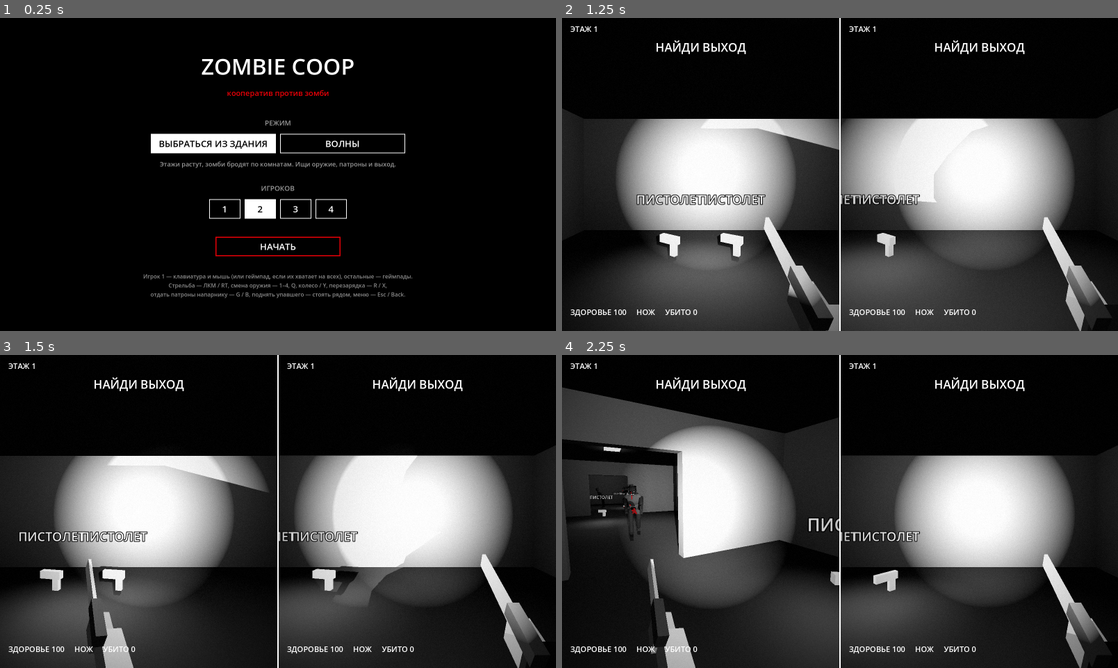
Above: before the commit, frames 1-4 (two rows, left to right).
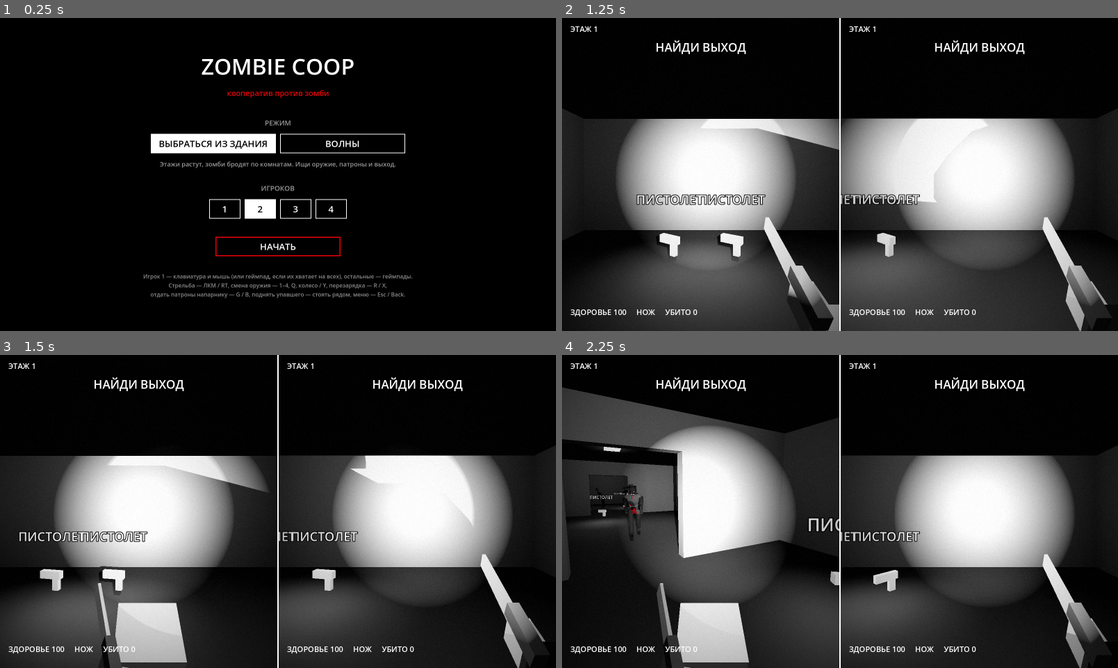
Above: after the commit, the same moments.

Repository: alimbux/zombie-coop-fps
Game: Godot game, scene res://scenes/menu.tscn
The game is run twice, just before and just after one commit, with the same random seed, the same clock (stepped at 60 frames per second) and the same inputs.
Inputs (mouse positions are in pixels of both pictures, inside the frame that each line leads up to):
- Up to frame 1 (0.25 s): no input
- Up to frame 2 (1.25 s): click "НАЧАТЬ" at 0.5 s
- Up to frame 3 (1.5 s): tap Enter at 1.25 s; move the mouse to (400, 495) at 1.27 s; hold D from 1.28 s (still down); hold F from 1.28 s (still down); click (400, 495) at 1.42 s
- Up to frame 4 (2.25 s): move the mouse to (812, 511) at 2.02 s; release D at 2.03 s; release F at 2.03 s; hold W from 2.03 s (still down); tap F at 2.1 s; click (812, 511) at 2.17 s

Frames 1-2 are identical in both runs. In frame 3, 8.9% of the frame differs, in the area x 15-86%, y 32-100%; in frame 4, 2.8%.

Commit message:
Удар ногой: отшвыривает зомби, летящий сбивает стоящих за ним
F, правая кнопка мыши или RB. Ближайший зомби впереди отлетает со скоростью
17 м/с и падает навзничь. Летящий зомби передаёт 85% скорости тем, в кого
врезался, так что валится вся колонна. Нога видна в кадре, напарники видят удар.

Co-Authored-By: Claude Opus 5.5 <noreply@anthropic.com>
Claude-Session: https://claude.ai/code/session_012jPe5PbnitmpuB6XNT2ay9

Diff:
--- a/scripts/player.gd
+++ b/scripts/player.gd
@@ -25,6 +25,13 @@
 const MAX_PLAYERS := 4
 const BODY_LAYER_BIT := 10
 const WEAPON_LAYER_BIT := 14
+## Удар ногой: бьёт ближайшего зомби впереди и отшвыривает его, сбивая с ног.
+## Летящий зомби своим телом сбивает тех, кто стоит за ним (см. zombie.gd).
+const KICK_RANGE := 2.0
+const KICK_ANGLE := 0.75
+const KICK_SPEED := 17.0
+const KICK_COOLDOWN := 0.7
+const KICK_DAMAGE := 8.0
 
 var index := 0
 ## Номер геймпада игрока; -1 — только клавиатура и мышь.
@@ -63,6 +70,10 @@
 const RELOAD_SHIFT := Vector3(-0.05, 0.08, 0.0)
 var _pump: Node3D
 var _hand: Node3D
+var _leg: Node3D
+var kick_cooldown := 0.0
+var _kick_anim := 0.0
+var _kick_was_pressed := false
 
 
 func setup(player_index: int, pad_index: int, cam: Camera3D, hud_node: Control) -> void:
@@ -173,6 +184,8 @@
 
 func _physics_process(delta: float) -> void:
 	fire_cooldown -= delta
+	kick_cooldown -= delta
+	_kick_anim = maxf(0.0, _kick_anim - delta / KICK_COOLDOWN)
 	if reload_left > 0.0:
 		reload_left -= delta
 		if reload_left <= 0.0:
@@ -183,7 +196,7 @@
 	_handle_weapon()
 	_update_camera(delta)
 	_model.rotation.y = yaw
-	_model.animate(delta, Vector2(velocity.x, velocity.z).length(), pitch, downed, reload_progress())
+	_model.animate(delta, Vector2(velocity.x, velocity.z).length(), pitch, downed, reload_progress(), _kick_anim)
 	if hud:
 		var melee: bool = Weapons.stat(current, "melee")
 		var ammo_text := "" if melee else ("перезарядка" if reload_left > 0.0 else "%d / %d" % [mag[current], reserve[current]])
@@ -228,8 +241,12 @@
 	var reload := _button(JOY_BUTTON_X)
 	var next := _button(JOY_BUTTON_Y)
 	var share := _button(JOY_BUTTON_B)
+	var kick_pressed := _button(JOY_BUTTON_RIGHT_SHOULDER)
 	if index == 0:
 		share = share or Input.is_physical_key_pressed(KEY_G)
+		kick_pressed = kick_pressed or Input.is_physical_key_pressed(KEY_F)
+		if Input.mouse_mode == Input.MOUSE_MODE_CAPTURED and Input.is_mouse_button_pressed(MOUSE_BUTTON_RIGHT):
+			kick_pressed = true
 		if Input.mouse_mode == Input.MOUSE_MODE_CAPTURED and Input.is_mouse_button_pressed(MOUSE_BUTTON_LEFT):
 			fire = true
 		reload = reload or Input.is_physical_key_pressed(KEY_R)
@@ -243,6 +260,9 @@
 	if share and not _share_was_pressed:
 		share_ammo()
 	_share_was_pressed = share
+	if kick_pressed and not _kick_was_pressed and not downed:
+		kick()
+	_kick_was_pressed = kick_pressed
 
 	var melee: bool = Weapons.stat(current, "melee")
 	if reload and not melee:
@@ -261,6 +281,33 @@
 		Sfx.play_flat(self, "click", -6.0)
 		if hud:
 			hud.show_message("НЕТ ПАТРОНОВ", 1.0)
+
+
+## Удар ногой. Возвращает зомби, которого задело, или null.
+func kick():
+	if kick_cooldown > 0.0 or downed:
+		return null
+	kick_cooldown = KICK_COOLDOWN
+	_kick_anim = 1.0
+	_shake = maxf(_shake, 0.08)
+	Sfx.play_flat(self, "slash", -6.0, 0.55)
+	var forward := Basis(Vector3.UP, yaw) * Vector3.FORWARD
+	var best = null
+	var best_d := KICK_RANGE
+	for z in get_tree().get_nodes_in_group("zombies"):
+		if z.dead:
+			continue
+		var to: Vector3 = z.global_position - global_position
+		to.y = 0.0
+		var d := to.length()
+		if d < best_d and (d < 0.4 or forward.dot(to / d) > KICK_ANGLE):
+			best_d = d
+			best = z
+	if best == null:
+		return null
+	best.kicked(forward, KICK_SPEED, KICK_DAMAGE)
+	Sfx.play_at(get_parent(), "crunch", best.global_position + Vector3.UP, -4.0, 0.8)
+	return best
 
 
 ## Удар ножом или выстрел из текущего оружия. Возвращает первую задетую зону тела.
@@ -431,6 +478,47 @@
 		_weapon.position = Vector3(0.0, 0.0, _kick * 0.08)
 		_weapon.rotation = Vector3(_kick * 0.25, 0.0, 0.0)
 		_animate_reload()
+	_animate_kick()
+
+
+## Нога в кадре: выходит снизу вперёд и уходит обратно.
+func _animate_kick() -> void:
+	if _leg == null:
+		_build_leg()
+	var t := 1.0 - _kick_anim
+	var out := 0.0
+	if _kick_anim > 0.0:
+		out = smoothstep(0.0, 0.1, t) * (1.0 - smoothstep(0.35, 0.75, t))
+	_leg.visible = out > 0.01
+	_leg.position = Vector3(0.1, -1.1, -0.3).lerp(Vector3(0.03, -0.52, -0.6), out)
+	_leg.rotation.x = lerpf(-0.3, 0.55, out)
+	if out > 0.01:
+		_weapon.position += Vector3(0.05, -0.08, 0.05) * out
+
+
+func _build_leg() -> void:
+	_leg = Node3D.new()
+	camera.add_child(_leg)
+	var pants := Kit.shade(0.3)
+	var shoes := Kit.shade(0.1)
+	if _model:
+		var st: Dictionary = PlayerModel.STYLES[_model.style]
+		pants = Kit.shade(st["pants"])
+		shoes = Kit.shade(st["shoes"])
+	var shin := MeshInstance3D.new()
+	shin.mesh = Kit.box(Vector3(0.17, 0.17, 0.7))
+	shin.material_override = pants
+	shin.position = Vector3(0, 0, 0.3)
+	_leg.add_child(shin)
+	var boot := MeshInstance3D.new()
+	boot.mesh = Kit.box(Vector3(0.2, 0.26, 0.17))
+	boot.material_override = shoes
+	boot.position = Vector3(0, 0.02, -0.06)
+	_leg.add_child(boot)
+	for m in [shin, boot]:
+		m.layers = 1 << (WEAPON_LAYER_BIT + index)
+		m.cast_shadow = GeometryInstance3D.SHADOW_CASTING_SETTING_OFF
+	_leg.visible = false
 
 
 ## Доля пройденной перезарядки от 0 до 1, или -1, если оружие не перезаряжается.
--- a/scripts/player_model.gd
+++ b/scripts/player_model.gd
@@ -155,7 +155,8 @@
 ## Ходьба, прицеливание и падение. speed — горизонтальная скорость, pitch — наклон взгляда.
 ## reload — доля пройденной перезарядки (0..1) или -1: оружие опускается и наклоняется,
 ## левая рука уходит к магазину.
-func animate(delta: float, speed: float, pitch: float, downed: bool, reload := -1.0) -> void:
+## kick — удар ногой: 1 в начале, к 0 нога возвращается.
+func animate(delta: float, speed: float, pitch: float, downed: bool, reload := -1.0, kick := 0.0) -> void:
 	_phase += delta * speed * 2.2
 	var stride := clampf(speed / 4.5, 0.0, 1.0)
 	var s := sin(_phase)
@@ -173,6 +174,12 @@
 		_arms[0].rotation = Vector3(aim - 0.05 - 0.8 * w, 0, 0.42 - 0.3 * w + sin(reload * 18.0) * 0.08 * w)
 		_head.rotation.x -= 0.35 * w
 	_torso.rotation.x = -0.05 - stride * 0.08
+	if kick > 0.0:
+		var t := 1.0 - kick
+		var out := smoothstep(0.0, 0.1, t) * (1.0 - smoothstep(0.35, 0.75, t))
+		_legs[1].rotation.x = 1.5 * out
+		_legs[0].rotation.x = -0.15 * out
+		_torso.rotation.x += -0.25 * out
 	_down = move_toward(_down, 1.0 if downed else 0.0, delta * 3.0)
 	rotation.x = _down * 1.45
 	position.y = absf(s) * 0.04 * stride + _down * 0.2
--- a/scripts/zombie.gd
+++ b/scripts/zombie.gd
@@ -74,6 +74,8 @@
 ## Сколько ещё лежит после сбивания с ног, и поворот корпуса от попадания.
 var knocked_down := 0.0
 var _flinch := 0.0
+## Кого уже сбил, пока летит от удара (чтобы не толкать одного дважды).
+var _bumped: Array = []
 var _skin: StandardMaterial3D
 var _capsule: CapsuleShape3D
 var _capsule_node: CollisionShape3D
@@ -259,6 +261,7 @@
 	velocity.x = _knock.x
 	velocity.z = _knock.z
 	_knock *= exp(-delta * 4.5)
+	_bump_others()
 	_stagger = maxf(0.0, _stagger - delta * 2.0)
 	_flinch = move_toward(_flinch, 0.0, delta * 3.0)
 	if knocked_down > 0.0:
@@ -484,6 +487,54 @@
 	return dead
 
 
+## Летящий от удара зомби своим телом сбивает тех, в кого врезался, и они летят дальше.
+const BUMP_SPEED := 5.0
+const BUMP_RADIUS := 0.85
+const BUMP_KEEP := 0.85
+
+func _bump_others() -> void:
+	var speed := _knock.length()
+	if speed < BUMP_SPEED:
+		_bumped.clear()
+		return
+	var dir := _knock / speed
+	for other in get_tree().get_nodes_in_group("zombies"):
+		if other == self or other.dead or _bumped.has(other):
+			continue
+		var to: Vector3 = other.global_position - global_position
+		to.y = 0.0
+		if to.length() > BUMP_RADIUS or to.dot(dir) < 0.0:
+			continue
+		_bumped.append(other)
+		other._bumped.append(self)
+		# Передаёт почти всю скорость и сам тормозит о чужое тело.
+		var push_dir := (dir + to.normalized() * 0.5).normalized()
+		other.push(push_dir, speed * BUMP_KEEP)
+		_knock *= 0.55
+		Sfx.play_at(get_parent(), "splat", other.global_position + Vector3.UP, -6.0, 0.7)
+		Sfx.groan(other, "pain", -2.0)
+		speed = _knock.length()
+		if speed < BUMP_SPEED:
+			return
+
+
+## Удар ногой: сильный толчок с падением навзничь и немного урона корпусу.
+func kicked(dir: Vector3, speed: float, damage: float) -> void:
+	if dead:
+		return
+	alert()
+	_bumped.clear()
+	push(dir, speed)
+	# Удар ногой сильнее предела отдачи от пуль.
+	var flat := Vector3(dir.x, 0.0, dir.z).normalized()
+	_knock = flat * speed * (0.4 if crawling else 1.0)
+	if not crawling:
+		knocked_down = KNOCKDOWN_TIME
+	if zone_hp.has("torso"):
+		zone_hp["torso"] = maxf(1.0, zone_hp["torso"] - damage)
+	Sfx.groan(self, "pain", 0.0)
+
+
 ## Отдача: попадание толкает зомби по направлению выстрела. Лежачего — слабее.
 func push(dir: Vector3, force: float) -> void:
 	var flat := Vector3(dir.x, 0.0, dir.z).normalized()
--- a/tests/smoke_test.gd
+++ b/tests/smoke_test.gd
@@ -235,6 +235,36 @@
 	p1.shoot()
 	_check(z5.dead and p1.mag["pistol"] == 11, "нож убивает вплотную и не тратит патроны")
 
+	# Удар ногой: ближайший зомби отлетает и падает, по пути сбивает стоящих за ним.
+	var fwd: Vector3 = Basis(Vector3.UP, p1.yaw) * Vector3.FORWARD
+	var row := []
+	for k in 3:
+		var zk2 = _spawn(world, p1.global_position + fwd * (1.2 + k * 0.75) + Vector3.UP * 0.1)
+		zk2.gait = "walk"
+		row.append(zk2)
+	await _frames(3)
+	var starts := []
+	for zk2 in row:
+		starts.append(zk2.global_position)
+	p1.kick_cooldown = 0.0
+	var kicked_one = p1.kick()
+	_check(kicked_one == row[0], "удар ногой попадает в ближайшего впереди")
+	var downs := [false, false, false]
+	for i in 40:
+		await physics_frame
+		for k in 3:
+			downs[k] = downs[k] or row[k].knocked_down > 0.0
+	var moved := []
+	for k in 3:
+		moved.append((row[k].global_position - starts[k]).dot(fwd))
+	_check(downs[0] and moved[0] > 1.5, "от удара ногой зомби отлетает на %.1f м и падает" % moved[0])
+	_check(downs[1] and moved[1] > 1.0, "летящий зомби сбивает того, кто сзади (%.1f м)" % moved[1])
+	_check(moved[2] > 0.5, "цепочка доходит до третьего (%.1f м)" % moved[2])
+	_check(p1.kick() == null, "удар ногой нельзя повторить сразу")
+	for zk2 in row:
+		zk2.queue_free()
+	await _frames(2)
+
 	# Перезарядка видна: магазин выпадает, левая рука приносит новый и уходит обратно.
 	p1.switch_to("pistol")
 	p1.mag["pistol"] = 2
Not shown, changed: README.md
